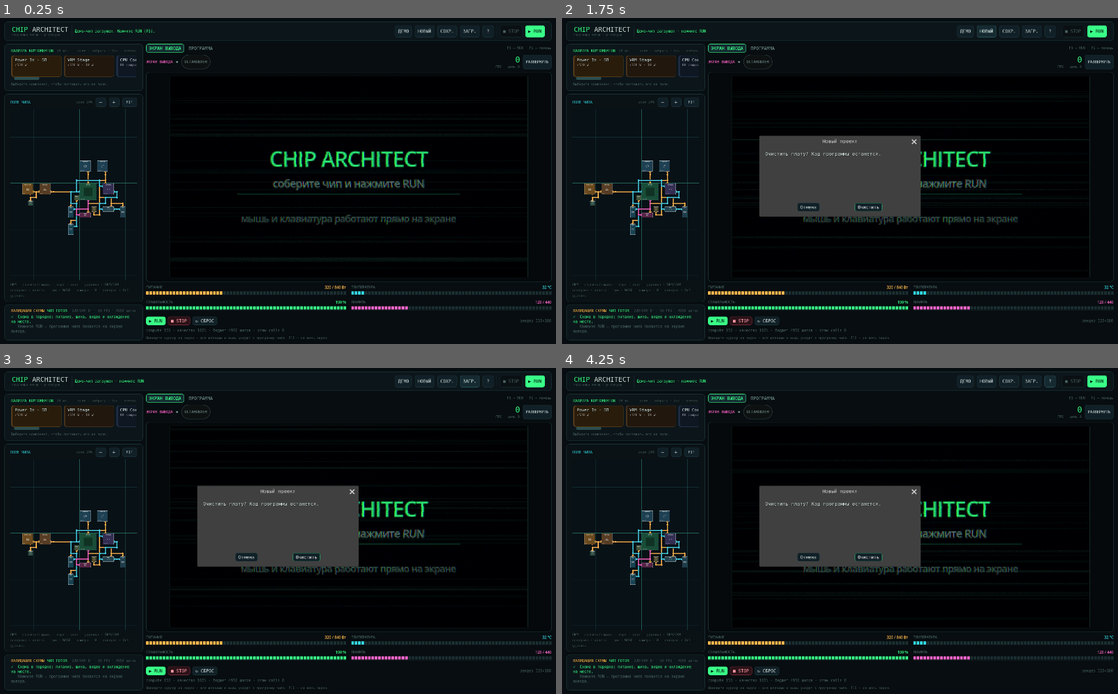
Above: before the commit, frames 1-4 (two rows, left to right).
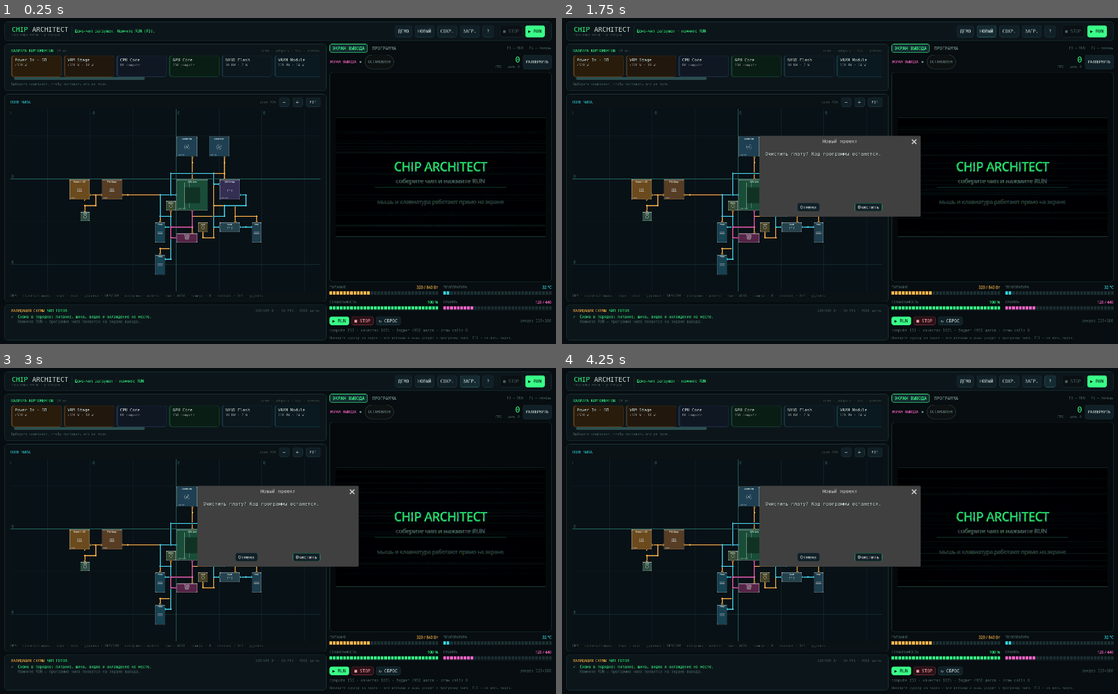
Above: after the commit, the same moments.

Repository: Relog404/govnoebanoe
Game: Godot game, scene res://scenes/main.tscn
Two runs of this game, one before a commit and one after it. Both use one fixed random seed, a clock stepped at 60 frames per second and the inputs below.
Inputs:
- Up to frame 1 (0.25 s): no input
- Up to frame 2 (1.75 s): click "ДЕМО" at 0.5 s; click "НОВЫЙ" at 1.25 s
- Up to frame 3 (3 s): click "СОХР." at 2 s; click "ЗАГР." at 2.75 s
- Up to frame 4 (4.25 s): click "?" at 3.5 s

The runs differ from the first frame. In frame 1, 12% of the frame differs, in the area x 1-99%, y 7-99%; in frame 2, 10%; in frame 3, 9.7%; in frame 4, 9.9%.

Commit message:
Per-component issue badges, palette drag&drop polish, layout fixes
Co-authored-by: arena-agent <297053741+arena-agent@users.noreply.github.com>

Diff:
--- a/scripts/core/chip_evaluator.gd
+++ b/scripts/core/chip_evaluator.gd
@@ -41,6 +41,9 @@
 	var steps_budget := 1500
 
 	var valid := false
+
+	## Проблемы конкретных компонентов: id -> короткое сообщение.
+	var node_issues := {}
 
 	func add_error(msg: String) -> void:
 		errors.append(msg)
@@ -110,6 +113,10 @@
 				unpowered_names.append(defs[id].display_name)
 		if not unpowered_names.is_empty():
 			st.add_error("Без питания: %s" % _join_names(unpowered_names))
+	for id in by_id:
+		if defs[id].has_port_kind("power") and power_factor[id] <= 0.0:
+			st.node_issues[id] = "нет питания"
+
 	if st.power_load > 0.001:
 		st.power_ratio = st.power_capacity / st.power_load
 		st.power_satisfaction = clampf(st.power_ratio, 0.0, 1.0)
@@ -149,9 +156,11 @@
 			if not d.has_port_kind("bus"):
 				st.add_warning("%s без шины: работает на 15%% мощности" % d.display_name)
 				bus_ratio[id] = 0.15
+				st.node_issues[id] = "нет шины памяти"
 			elif not bus_ratio.has(id):
 				st.add_warning("%s не подключён к шине памяти" % d.display_name)
 				bus_ratio[id] = 0.15
+				st.node_issues[id] = "не подключён к шине"
 			if not d.has_port_kind("power") or power_factor[id] <= 0.0:
 				st.add_warning("%s без питания — не работает" % d.display_name)
 
@@ -190,6 +199,11 @@
 		thermal = (st.temp_equilibrium - 90.0) / 60.0
 	st.stability = clampf(BASE_STABILITY + bonus - deficit * 0.35 - starvation * 0.2 - thermal * 0.25,
 		0.3, 1.0)
+	if st.temp_equilibrium > 95.0:
+		for id in by_id:
+			if defs[id].heat_output > 0.0 and power_factor[id] > 0.0:
+				if not st.node_issues.has(id):
+					st.node_issues[id] = "перегрев: мало охлаждения"
 	if st.temp_equilibrium >= MAX_TEMP - 1.0:
 		st.add_warning("Критический перегрев: нужен кулер или крио-плита")
 
@@ -231,6 +245,16 @@
 		if defs[id].category == "output" and defs[id].has_port_kind("video"):
 			outputs.append(id)
 	st.has_output = not outputs.is_empty()
+	for id in by_id:
+		if defs[id].has_port_kind("video") and defs[id].compute > 0.0:
+			var video_linked := false
+			for link in board.links:
+				if int(link["a"]) == id or int(link["b"]) == id:
+					var pi := board.port_info(board.get_component(id), String(link["a_port"] if int(link["a"]) == id else link["b_port"]))
+					if not pi.is_empty() and String(pi["kind"]) == "video":
+						video_linked = true
+			if not video_linked and not st.node_issues.has(id):
+				st.node_issues[id] = "видео-порт не подключён"
 	if not st.has_output:
 		st.add_error("Нет Display Out — экрану некуда подключаться")
 		return
@@ -257,6 +281,10 @@
 			else:
 				st.add_error("Display Out без питания")
 
+	if not st.output_connected:
+		for id in outputs:
+			if power_factor[id] > 0.0:
+				st.node_issues[id] = "нет видеосигнала"
 	if not st.output_connected and st.errors.is_empty():
 		st.add_error("Видео-порт ядра не подключён к Display Out")
 	elif not st.output_connected and not st.errors.is_empty():
--- a/scripts/editor/chip_field.gd
+++ b/scripts/editor/chip_field.gd
@@ -26,6 +26,7 @@
 var hovered_port: Dictionary = {}
 var wire_from: Dictionary = {}
 var drag: Dictionary = {}
+var issues := {}
 var panning := false
 var pan_button := 0
 var mouse_active := false
@@ -92,6 +93,13 @@
 	drag = {}
 	overlay.queue_redraw()
 	queue_redraw()
+
+
+func set_issues(new_issues: Dictionary) -> void:
+	issues = new_issues
+	for id in _components:
+		var node: ChipComponent = _components[id]
+		node.set_issue(String(issues.get(id, "")))
 
 
 func set_mouse_active(value: bool) -> void:
@@ -202,6 +210,7 @@
 			add_child(node)
 			_components[id] = node
 		node.setup(comp, board.def_of(comp))
+		node.set_issue(String(issues.get(id, "")))
 		node.set_selected(id == selected_id)
 		node.set_hovered(id == hovered_id)
 		if wire_from.is_empty():
@@ -533,6 +542,10 @@
 		comp = _component_at(hover_cell)
 	var new_hover := int(comp.get("id", -1))
 	if new_hover != hovered_id:
+		if new_hover != -1 and issues.has(new_hover):
+			var dd := board.def_of(comp)
+			status.emit("⚠ %s: %s" % [dd.display_name if dd != null else "компонент",
+				String(issues[new_hover])], "error")
 		if hovered_id != -1 and _components.has(hovered_id):
 			_components[hovered_id].set_hovered(false)
 		hovered_id = new_hover
--- a/scripts/editor/component.gd
+++ b/scripts/editor/component.gd
@@ -13,6 +13,7 @@
 var is_dragging := false
 var invalid_drop := false
 var hover_port := ""
+var issue := ""
 
 var _fan_angle := 0.0
 var _fan_accum := 0.0
@@ -81,6 +82,13 @@
 	if hover_port == port_name:
 		return
 	hover_port = port_name
+	queue_redraw()
+
+
+func set_issue(text: String) -> void:
+	if issue == text:
+		return
+	issue = text
 	queue_redraw()
 
 
@@ -140,6 +148,14 @@
 	if invalid_drop:
 		draw_rect(body, Color(1.0, 0.2, 0.25, 0.28))
 		draw_rect(body, Color(1.0, 0.3, 0.35, 0.9), false, 2.0)
+	# Значок проблемы компонента (питание/шина/тепло/видео).
+	if issue != "":
+		draw_rect(body, Color(1.0, 0.25, 0.3, 0.10))
+		var badge := Vector2(full.x - 12.0, 12.0)
+		draw_circle(badge, 8.5, Color(0.08, 0.02, 0.03, 0.85))
+		draw_circle(badge, 7.0, Color(1.0, 0.28, 0.34))
+		draw_string(_font, badge + Vector2(-2.0, 4.0), "!", HORIZONTAL_ALIGNMENT_LEFT, -1, 12,
+			Color(0.1, 0.02, 0.03))
 
 
 func _draw_corner_marks(body: Rect2) -> void:
--- a/scripts/ui/chip_view.gd
+++ b/scripts/ui/chip_view.gd
@@ -45,6 +45,11 @@
 		return
 	if field.handle_key_event(event):
 		get_viewport().set_input_as_handled()
+
+
+func set_issues(issues: Dictionary) -> void:
+	if field != null:
+		field.set_issues(issues)
 
 
 func attach_board(board: ChipBoard) -> void:
--- a/scripts/ui/main.gd
+++ b/scripts/ui/main.gd
@@ -9,6 +9,7 @@
 
 [color=#39ff88][b]СБОРКА[/b][/color]
 • ЛКМ по палитре — выбрать компонент, ЛКМ по полю — поставить.
+  Карточку из палитры можно просто перетащить на поле.
 • R — повернуть (пока компонент выбран или под курсором).
 • Тяните компонент ЛКМ, чтобы переместить.
 • Клик по цветному порту — начало дорожки, клик по другому порту того же
@@ -24,6 +25,8 @@
 4. Кулеров хватает на тепло — иначе чип перегревается и глючит.
 Слабый чип выдаёт низкий FPS и низкое разрешение рендера.
 Ошибки не блокируют сборку: можно собрать нерабочий чип и увидеть глюки.
+Компоненты с проблемами помечены красным «!» — наведите мышь, чтобы
+прочитать причину в строке состояния.
 
 [color=#39ff88][b]ПРОГРАММА[/b][/color]
 Вкладка «ПРОГРАММА» — мини-IDE с подсветкой и примерами.
@@ -134,12 +137,12 @@
 
 	var split := HSplitContainer.new()
 	split.size_flags_vertical = Control.SIZE_EXPAND_FILL
-	split.split_offset = -642
 	split.add_theme_constant_override("separation", 8)
 	root.add_child(split)
 
 	chip_view = ChipView.new()
 	chip_view.size_flags_horizontal = Control.SIZE_EXPAND_FILL
+	chip_view.size_flags_stretch_ratio = 1.45
 	chip_view.size_flags_vertical = Control.SIZE_EXPAND_FILL
 	split.add_child(chip_view)
 	chip_view.status.connect(_set_status)
@@ -556,6 +559,7 @@
 	if stats == null:
 		return
 	chip_view.set_validation(stats)
+	chip_view.set_issues(stats.node_issues)
 	output.set_quality(stats.quality)
 	output.refresh(stats, runtime.get_metrics())
 	runtime.apply_stats(stats)
--- a/tests/headless_tests.gd
+++ b/tests/headless_tests.gd
@@ -255,6 +255,7 @@
 		"demo fps %.1f is in range" % stats.fps_limit)
 	_check(stats.bandwidth_satisfaction >= 0.99, "demo memory bandwidth is enough")
 	_check(stats.stability >= 0.9, "demo stability %.2f" % stats.stability)
+	_check(stats.node_issues.is_empty(), "demo has no per-component issues")
 
 	_section("Evaluator: broken chips")
 	var empty := ChipBoard.new()
@@ -266,6 +267,7 @@
 	var broken_stats := ChipEvaluator.evaluate(broken)
 	_check(not broken_stats.errors.is_empty(), "bare GPU reports errors")
 	_check(not broken_stats.can_output(), "bare GPU has no signal")
+	_check(not broken_stats.node_issues.is_empty(), "broken GPU is marked in the field")
 
 	var serialized := demo.to_dict()
 	var copy := ChipBoard.new()
@@ -329,6 +331,8 @@
 		_check(main.output != null and main.output.surface != null, "output surface built")
 		_check(main.ide != null and main.ide.code_edit != null, "IDE built")
 		_check(main.stats != null, "stats computed")
+		main.chip_view.set_issues(main.stats.node_issues)
+		_check(main.chip_view.field.issues.is_empty(), "field receives component issues")
 
 		main._on_run()
 		await process_frame
